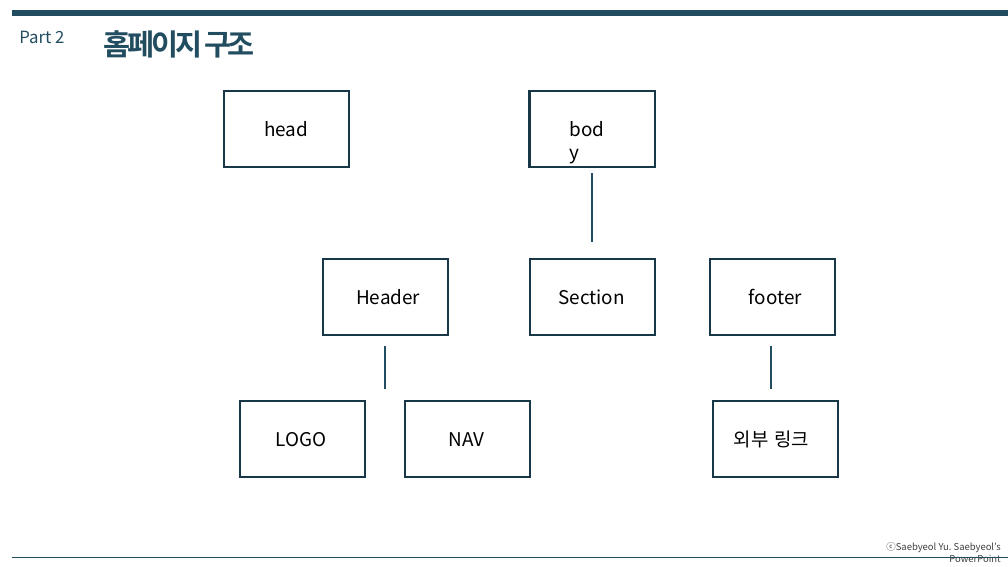
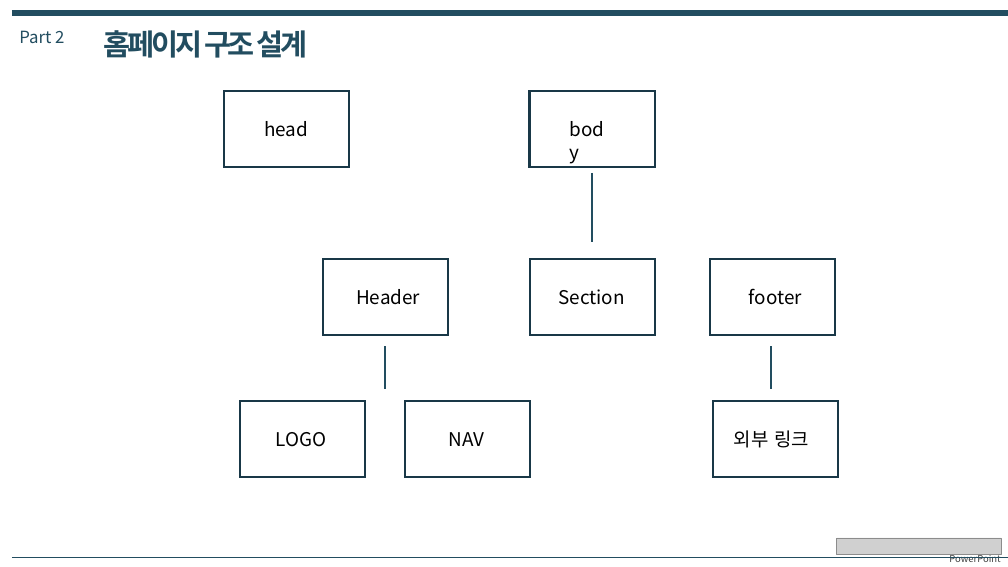
Before and after one commit to Busik-Kang/Busik-Kang.github.io, a slide deck: slide 7 of changwon/2022-2/WebPrograming/발표자료/(Web)20229350 강부식.pptx. Drawn at 1008x567 pixels with LibreOffice and Linux fonts; fonts in the diff are those of the drawing; grey boxes stand for pictures. Boxes give left, top, right and bottom in pixels: in the first picture for what was removed or moved away, otherwise in the second. Text is boxed around its words. In the diff, an @@ line names an element or a change of style, - is before the commit and + after.

```diff
--- a/changwon/2022-2/WebPrograming/발표자료/(Web)20229350 강부식.pptx
+++ b/changwon/2022-2/WebPrograming/발표자료/(Web)20229350 강부식.pptx
@@ text at (104, 30, 308, 58): text changed @@
-홈페이지 구조
+홈페이지 구조 설계
@@ picture added at (837, 538, 1001, 555) @@
```
Also in this commit, not shown: 9 other slides changed.
